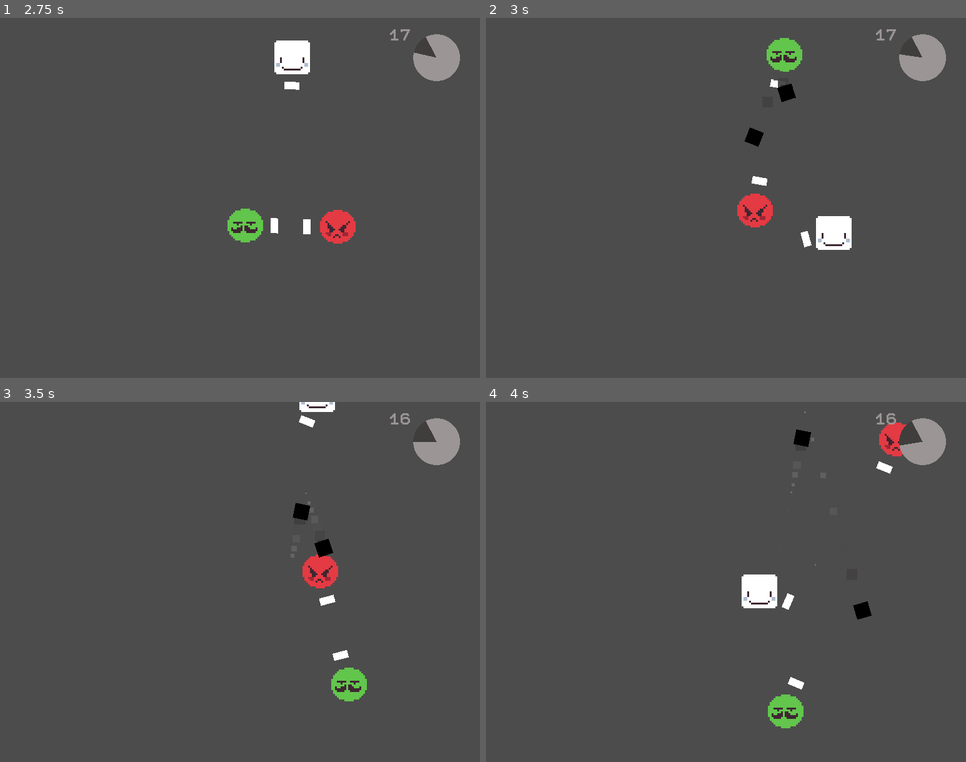
Above: before the commit, frames 1-4 (two rows, left to right).
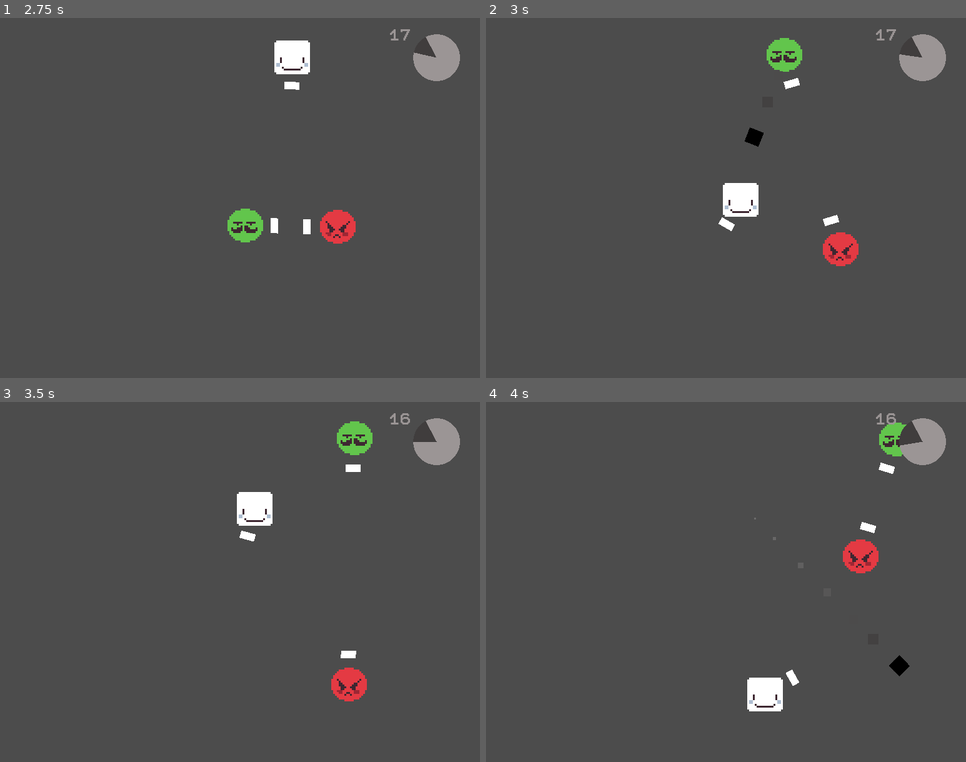
Above: after the commit, the same moments.

Repository: SaviHex/gmtk2020
Game: Godot game, scene res://core/Main/Main.tscn
Same seed, same stepped clock (60 frames per second), same inputs: the game is played once before the commit and once after it.
Inputs (mouse positions are in pixels of both pictures, inside the frame that each line leads up to):
- Up to frame 1 (2.75 s): tap Enter at 0.5 s; move the mouse to (345, 180) at 0.52 s; hold D (right) 0.53-1.28 s; click (345, 180) at 0.6 s; tap Space at 0.77, 1.52 s; move the mouse to (144, 216) at 1.27 s; hold S (down) 1.28-2.03 s; click (144, 216) at 1.35 s; move the mouse to (288, 118) at 2.02 s; hold D (right) from 2.03 s (still down); click (288, 118) at 2.1 s
- Up to frame 2 (3 s): move the mouse to (702, 270) at 2.77 s; release D (right) at 2.78 s; hold W (up) from 2.78 s (still down); click (702, 270) at 2.85 s
- Up to frame 3 (3.5 s): keep holding W (up); tap Space at 3.02 s
- Up to frame 4 (4 s): move the mouse to (870, 636) at 3.52 s; release W (up) at 3.53 s; hold A (left) from 3.53 s (still down); click (870, 636) at 3.6 s; tap Space at 3.77 s

Frame 1 is identical in both runs. In frame 2, 2.3% of the frame differs, in the area x 48-78%, y 16-69%; in frame 3, 3.1%; in frame 4, 3.4%, in the area x 53-89%, y 2-91%.

Commit message:
Tirei o tempo aleatório do inimigo

Diff:
--- a/src/core/enemy/Enemy.gd
+++ b/src/core/enemy/Enemy.gd
@@ -5,8 +5,7 @@
 
 export var path_color: Color = Color.white
 export var speed: float = 1.0
-export var min_shoot_time: float = 1.0
-export var max_shoot_time: float = 5.0
+export var shoot_time: float = 5.0
 export var bullet_speed: float = 80
 
 onready var pivot = $Pivot
@@ -20,9 +19,7 @@
 var current_target: Node2D
 
 func _ready():
-	randomize()
-	var random_time = rand_range(self.min_shoot_time, self.max_shoot_time)
-	self.shoot_timer.wait_time = random_time
+	self.shoot_timer.wait_time = self.shoot_time
 	self.shoot_timer.start()
 
 func init(path: Path2D, target: Node2D):
